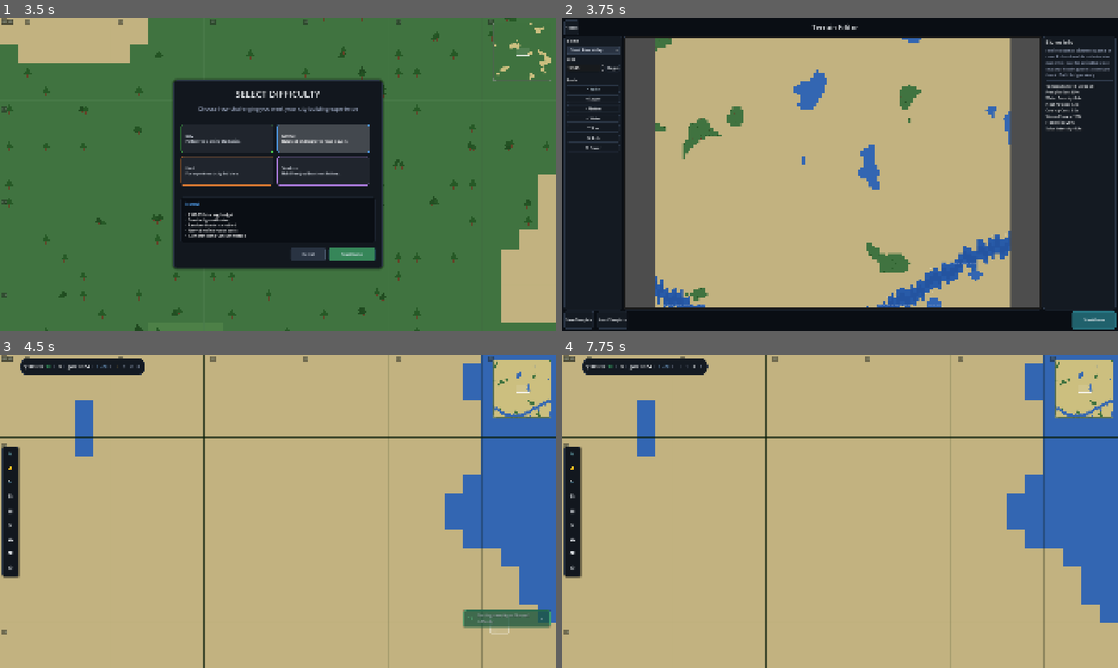
Above: before the commit, frames 1-4 (two rows, left to right).
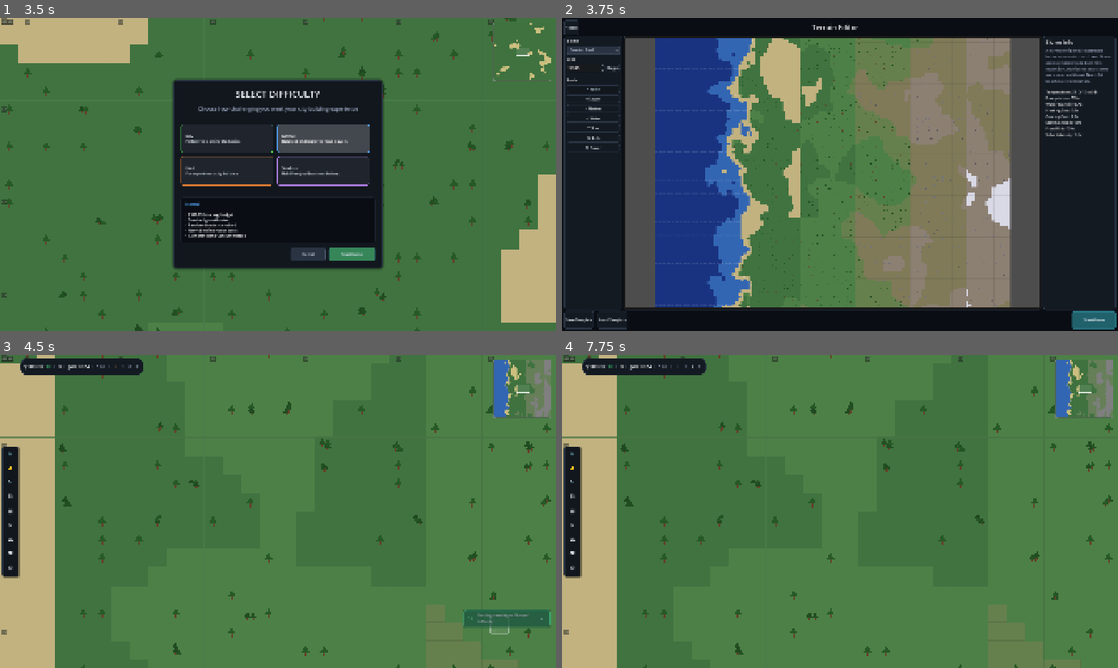
Above: after the commit, the same moments.

Repository: oudsteyn/silicon-springs
Game: Godot game, scene res://scenes/main.tscn
The game is run twice, just before and just after one commit, with the same random seed, the same clock (stepped at 60 frames per second) and the same inputs.
Inputs:
- Up to frame 1 (3.5 s): click "Easy Perfect for learning the…" at 0.5 s; click "Easy Perfect for learning the…" at 1.25 s; click "Normal Balanced challenge for…" at 2 s; click "Normal Balanced challenge for…" at 2.75 s
- Up to frame 2 (3.75 s): click "Start Game" at 3.5 s
- Up to frame 3 (4.5 s): click "Start Game" at 4.25 s
- Up to frame 4 (7.75 s): click ">" at 5 s; click "1" at 5.75 s; click "||" at 6.5 s; click "2" at 7.25 s

Frame 1 is identical in both runs. In frame 2, 53% of the frame differs, in the area x 2-100%, y 6-93%; in frame 3, 89%; in frame 4, 89%, in the area x 0-100%, y 0-100%.

Commit message:
Change default biome to coastal shelf
Co-Authored-By: Claude Opus 4.5 <noreply@anthropic.com>

Diff:
--- a/src/ui/terrain_editor.gd
+++ b/src/ui/terrain_editor.gd
@@ -54,8 +54,8 @@
 		dir.list_dir_end()
 
 	# Set default biome
-	if biome_presets.has("great_river_valley"):
-		current_biome_id = "great_river_valley"
+	if biome_presets.has("coastal_shelf"):
+		current_biome_id = "coastal_shelf"
 	elif biome_presets.size() > 0:
 		current_biome_id = biome_presets.keys()[0]
 
